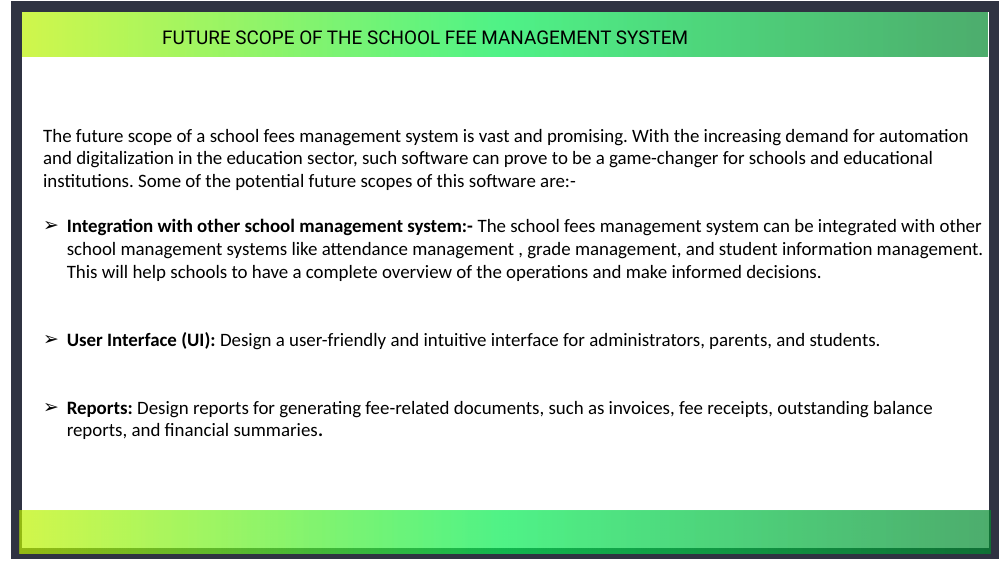
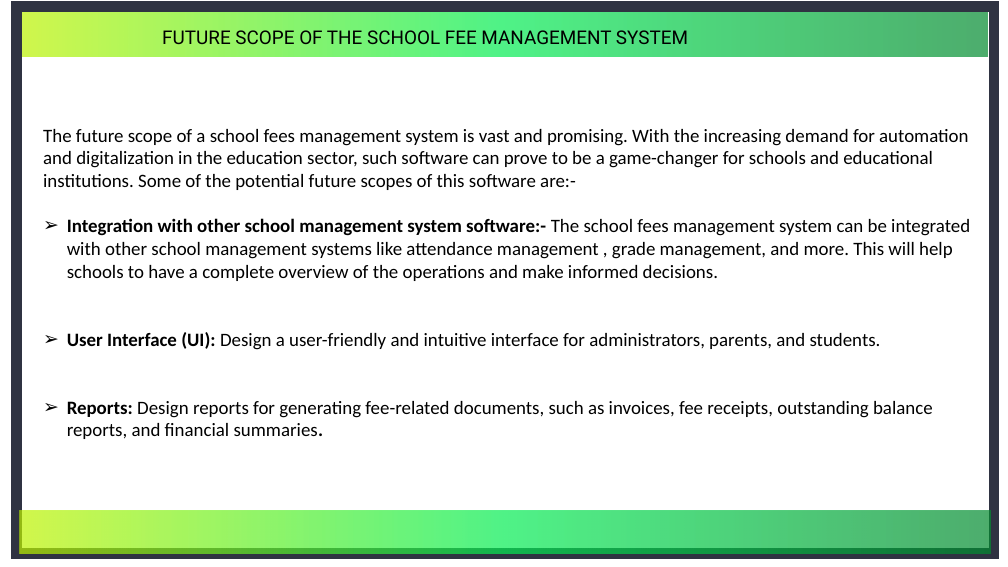
Before and after one commit to vikarnjha/School-Fee-Management-System, a slide deck: slide 17 of SFMS PPT.pptx. Drawn at 1008x567 pixels with LibreOffice and Linux fonts; fonts in the diff are those of the drawing. Boxes give left, top, right and bottom in pixels: in the first picture for what was removed or moved away, otherwise in the second. Text is boxed around its words. In the diff, an @@ line names an element or a change of style, - is before the commit and + after.

```diff
--- a/SFMS PPT.pptx
+++ b/SFMS PPT.pptx
@@ text at (67, 218, 970, 281): text changed @@
-➢ Integration with other school management system:- The school fees management system can be integrated with other school management systems like attendance management , grade management, and student information management. This will help schools to have a complete overview of the operations and make informed decisions.
+➢ Integration with other school management system software:- The school fees management system can be integrated with other school management systems like attendance management , grade management, and more. This will help schools to have a complete overview of the operations and make informed decisions.
```
Also in this commit, not shown: 3 other slides changed.
